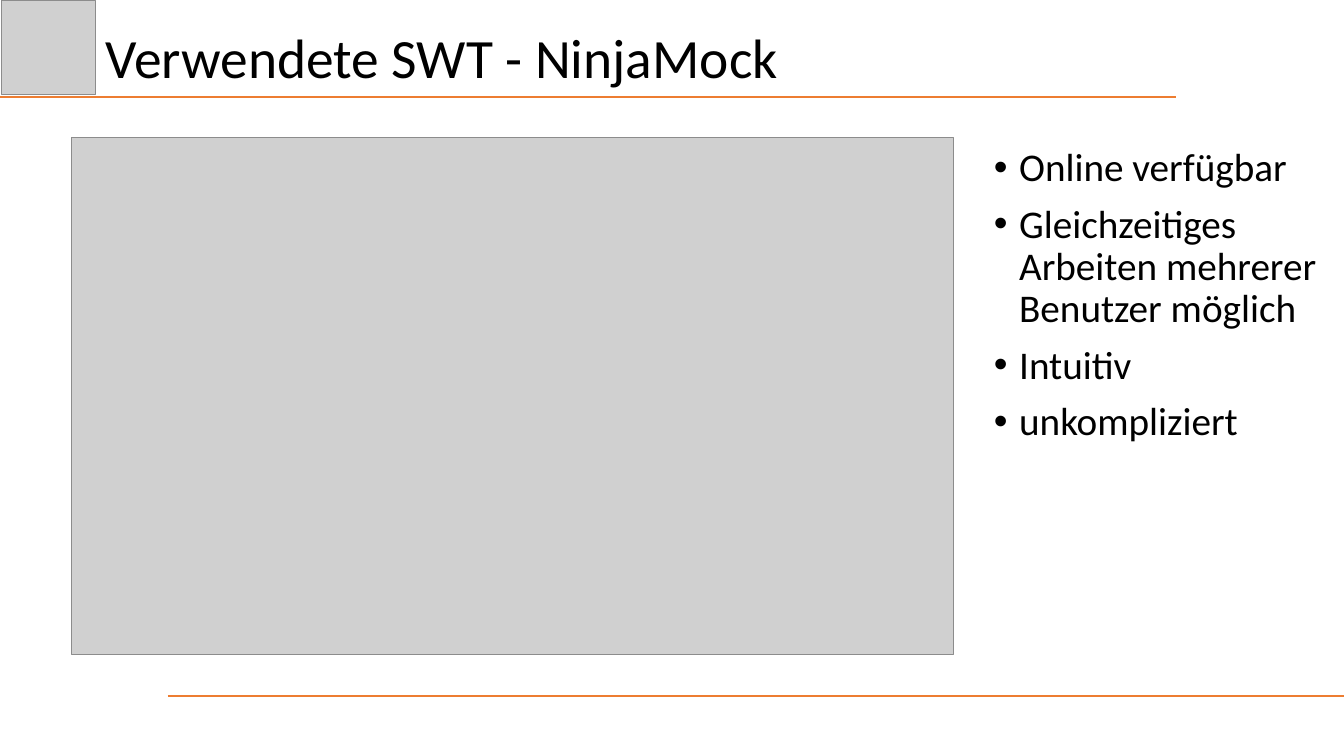
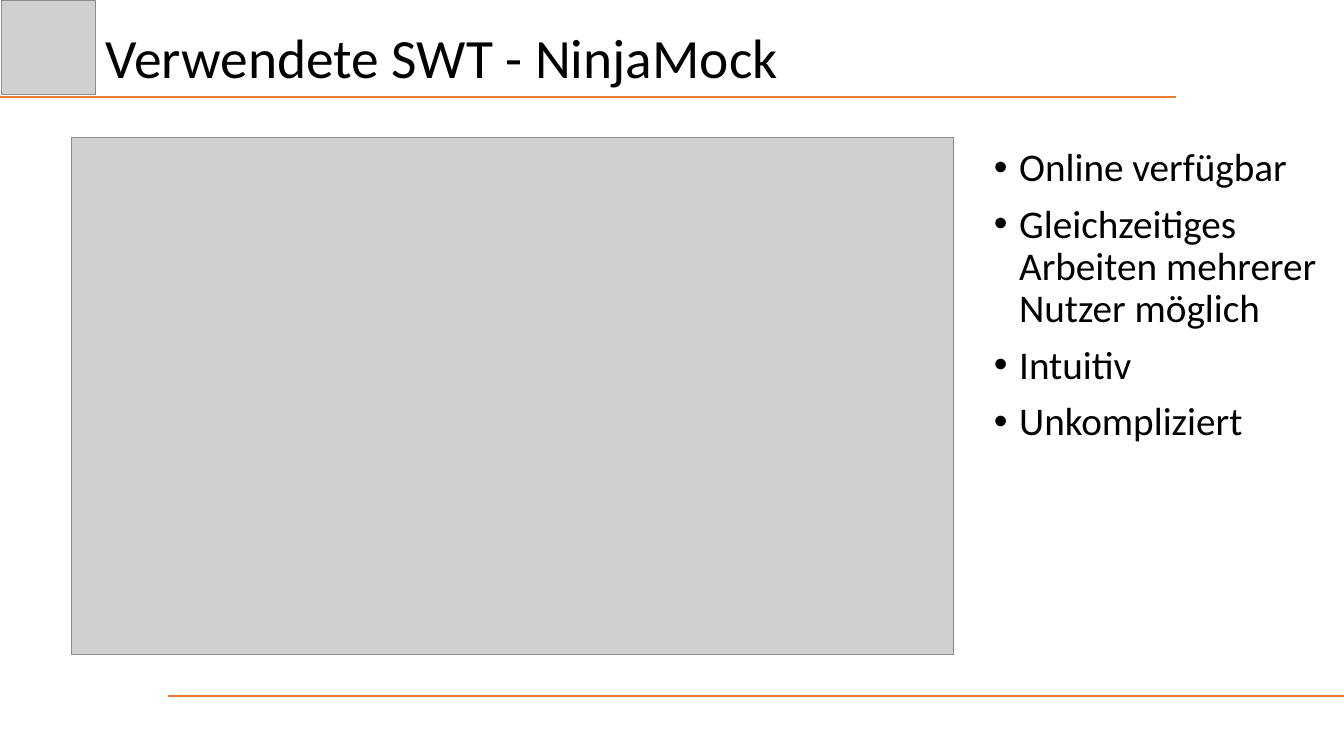
Before and after one commit to Schnitzel128/sejava, a slide deck: slide 21 of Präsentation/DezHex.pptx. Drawn at 1344x756 pixels with LibreOffice and Linux fonts; fonts in the diff are those of the drawing; grey boxes stand for pictures. Boxes give left, top, right and bottom in pixels: in the first picture for what was removed or moved away, otherwise in the second. Text is boxed around its words. In the diff, an @@ line names an element or a change of style, - is before the commit and + after.

Commit message:
Update_Praesi
Grammar_Nazi

```diff
--- a/Präsentation/DezHex.pptx
+++ b/Präsentation/DezHex.pptx
@@ text at (1019,210,1316,329): text changed @@
-• Gleichzeitiges Arbeiten mehrerer Benutzer möglich
+• Gleichzeitiges Arbeiten mehrerer Nutzer möglich
@@ text at (1019,407,1242,442): text changed @@
-• unkompliziert
+• Unkompliziert
```
Also in this commit, not shown: 3 other slides changed.
